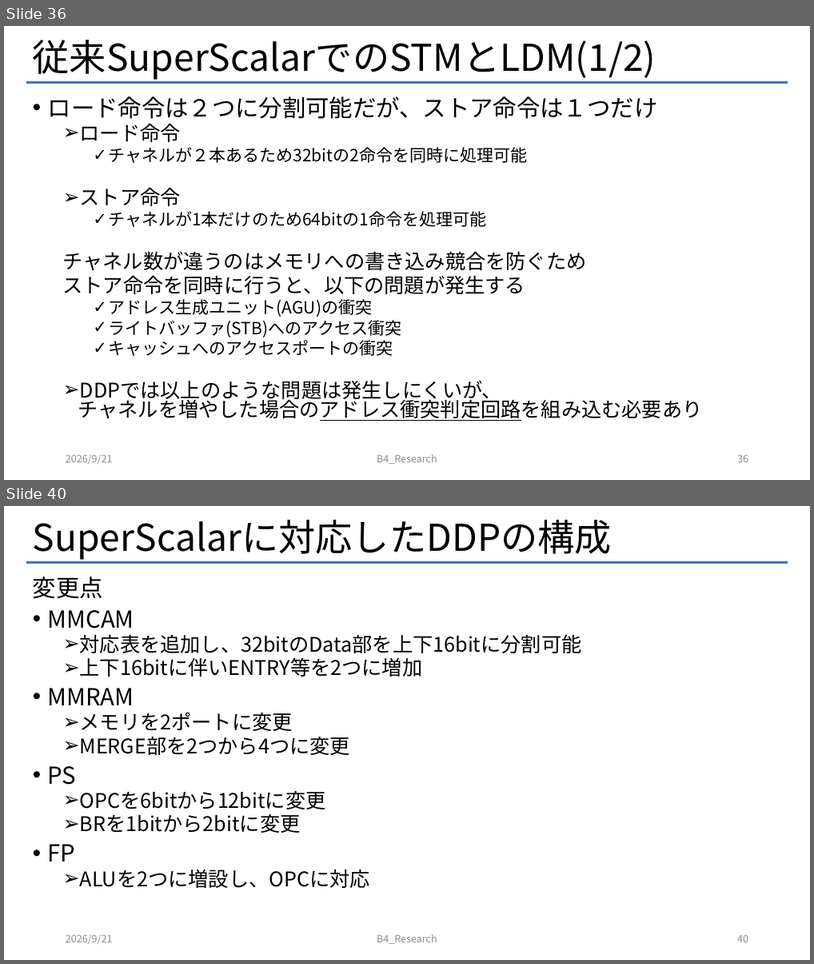
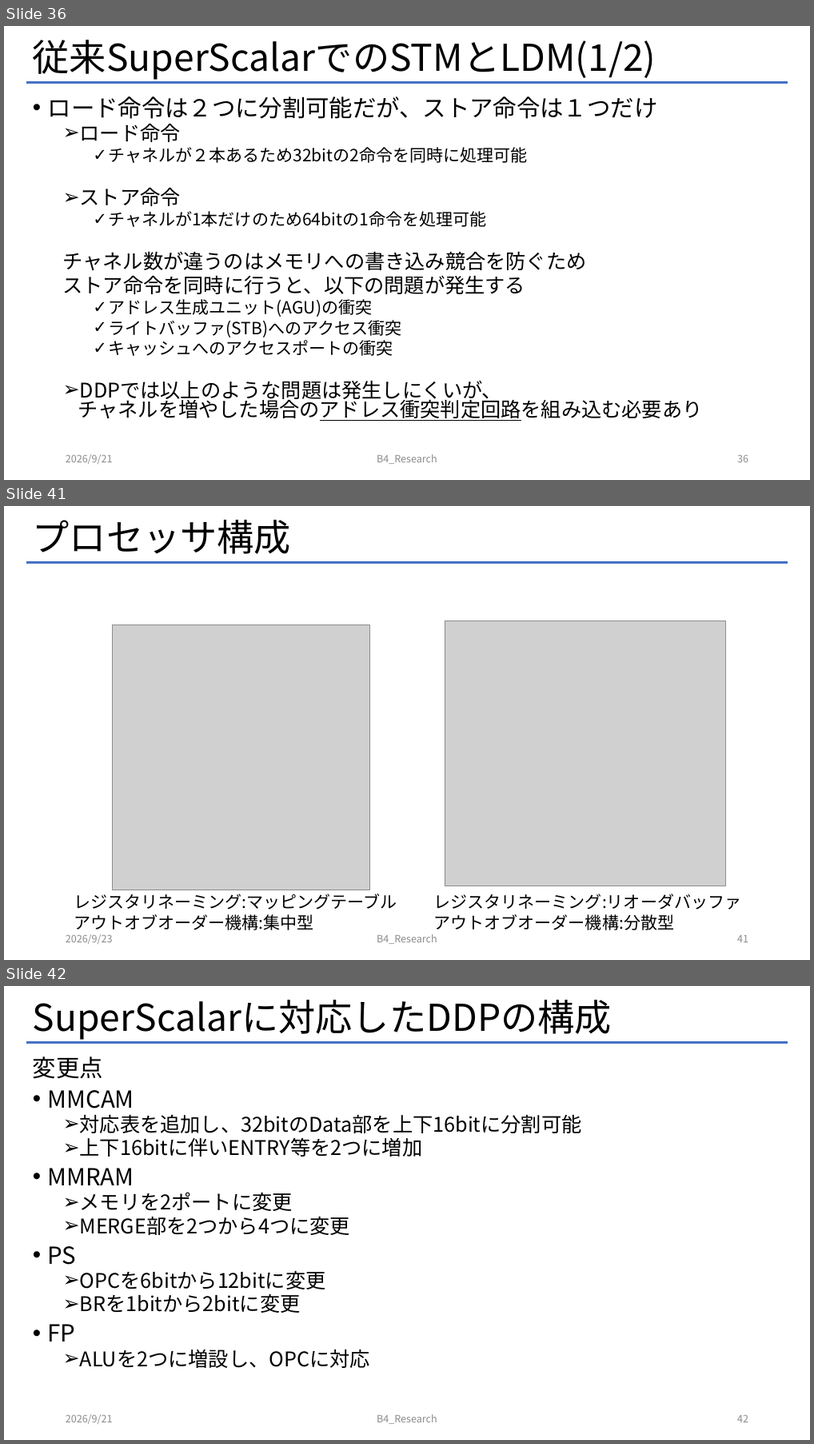
Before and after one commit to Mattya009/SuperScalar_DDP, a slide deck: DDP_SuperScalar.pptx. Shown one above the other, each under a label of ours: slides 36 and 40 before the commit, slides 36, 41 and 42 after it; the slides between them are not shown. The pictures are 814x964 and 814x1444 pixels, drawn with LibreOffice and Linux fonts; fonts in the diff are those of the drawing; grey boxes stand for pictures. Boxes give left, top, right and bottom in pixels: in the first picture for what was removed or moved away, otherwise in the second. Text is boxed around its words. In the diff, an @@ line names an element or a change of style, - is before the commit and + after.

```diff
--- a/DDP_SuperScalar.pptx
+++ b/DDP_SuperScalar.pptx
@@ slide 41 added at (x1=4, y1=506, x2=810, y2=960), background #FFFFFF; not listed: 1 template element that a slide beside it also shows @@
@@ title added at (x1=33, y1=520, x2=291, y2=554), 44 pt, text #000000 @@
+プロセッサ構成
@@ picture added at (x1=112, y1=625, x2=370, y2=889) @@
@@ picture added at (x1=445, y1=621, x2=726, y2=885) @@
@@ text added at (x1=74, y1=893, x2=397, y2=930), 20 pt, text #000000 @@
+レジスタリネーミング:マッピングテーブル
+アウトオブオーダー機構:集中型
@@ text added at (x1=434, y1=893, x2=742, y2=930), 20 pt, text #000000 @@
+レジスタリネーミング:リオーダバッファ
+アウトオブオーダー機構:分散型
@@ text added at (x1=66, y1=934, x2=113, y2=944), 12 pt, text #8C8C8C @@
+2026/9/23
@@ text added at (x1=377, y1=934, x2=438, y2=944), 12 pt, text #8C8C8C @@
+B4_Research
@@ page number added at (x1=738, y1=935, x2=749, y2=942), 12 pt, text #8C8C8C @@
+41
@@ what was slide 40 is now slide 42 @@
@@ page number at (x1=738, y1=1415, x2=749, y2=1422): text changed @@
-40
+42
```
Also in this commit, not shown: 4 slides changed, 7 other slides added, 2 other files.
